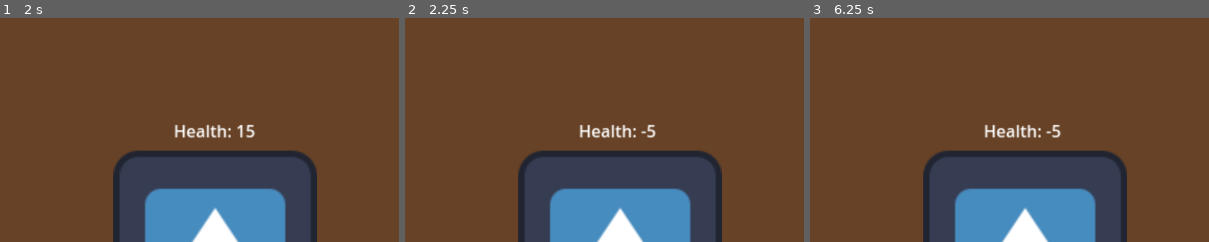
Above: before the commit, frames 1-3 (left to right).
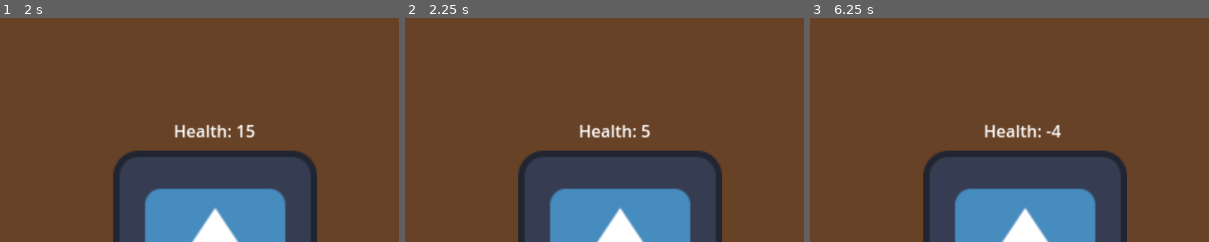
Above: after the commit, the same moments.

Repository: dawsonturska/Radiant-Hills
Game: Godot game, scene res://combat_scene.tscn
Same seed, same stepped clock (60 frames per second), same inputs: the game is played once before the commit and once after it. This scene is started directly instead of the project's main scene. The engine's default icon, where the game draws it, is replaced by a stand-in: a white triangle on a blue panel in a dark square.
Inputs:
- Up to frame 1 (2 s): tap Enter at 0.5 s; tap Space at 1.25 s
- Up to frame 2 (2.25 s): tap Enter at 2 s
- Up to frame 3 (6.25 s): tap Space at 2.75, 5 s; tap Enter at 3.5 s
The pictures show only the part of the screen within x 50-100%, y 3-53%; the shares and areas given below are measured in that part.

Frame 1 is identical in both runs. In frame 2, 0.2% of the frame differs, in the area x 59-63%, y 47-54%; in frame 3, 0.1%.

Commit message:
Optimized combat code and structured it so enemies respawn

Diff:
--- a/radiant-hills/RoomData.gd
+++ b/radiant-hills/RoomData.gd
@@ -3,3 +3,4 @@
 
 @export var enemies: Array[Resource] = []
 @export var items: Array[Resource] = []
+@export var enemies_remaining: int = 0 # Initialize with the total number of enemies in this room
--- a/radiant-hills/RoomData_1.tres
+++ b/radiant-hills/RoomData_1.tres
@@ -5,5 +5,6 @@
 
 [resource]
 script = ExtResource("1_nwgpj")
-enemies = Array[Resource]([ExtResource("1_etw80")])
+enemies = Array[Resource]([ExtResource("1_etw80"), ExtResource("1_etw80"), ExtResource("1_etw80")])
 items = Array[Resource]([])
+enemies_remaining = 3
--- a/radiant-hills/combat_manager.gd
+++ b/radiant-hills/combat_manager.gd
@@ -14,31 +14,59 @@
 var current_defender
 
 # Used to start/end combat.
-var battle_active = true
+var battle_active = false
 
 # Loads your room data, containing a list of enemy types.
-var room_data = preload("res://RoomData_1.tres") # Adjust based on room desired
+var room_data = preload("res://RoomData_1.tres")  # Adjust based on room desired
+
+# Message tracking
+var message_printed = {
+	"winner": false,
+	"enemies_remaining": false
+}
 
 # Called when the node enters the scene tree for the first time.
 func _ready():
-	# Randomize values each run.
 	randomize()
 
-	# Initialize combatants.
+	# Initialize combatants and labels
 	combatant_1 = $Combatant1
 	combatant_2 = $Combatant2
 	combatant1_health_label = $Combatant1/Combatant1HealthLabel
 	combatant2_health_label = $Combatant2/Combatant2HealthLabel
 
-	# Selects a random enemy type for combatant_2 from room data
-	var enemy_resource = select_random_enemy()
-	combatant_2.set_stats(enemy_resource) # Sets combatant_2's stats
+	# Initialize enemies_remaining based on room data
+	room_data.enemies_remaining = room_data.enemies.size()
+	start_new_battle()
 
-	current_attacker = combatant_1
-	current_defender = combatant_2
+# Selects a random enemy type for combatant_2 from room data
+func start_new_battle():
+	if room_data.enemies_remaining > 0:
+		var enemy_resource = select_random_enemy()
+		if enemy_resource:
+			combatant_2.set_stats(enemy_resource)  # Sets combatant_2's stats
+			room_data.enemies_remaining -= 1
+			current_attacker = combatant_1
+			current_defender = combatant_2
 
-	# Initial HP display
-	update_health_display()
+			# Reset message states
+			message_printed["winner"] = false
+			message_printed["enemies_remaining"] = false
+
+			# Initial HP display
+			update_health_display()
+			battle_active = true
+			time_since_last_attack = 0
+
+			# Start the attack timer for the player's first attack
+			$AttackTimer.start()  # Start the timer to wait before the first attack
+		else:
+			print("No enemy data found.")
+	else:
+		print("No more enemies in this room!")
+
+func _on_AttackTimer_timeout():
+	attack(current_attacker, current_defender)  # Player attacks first after the timer
 
 func select_random_enemy():
 	if room_data.enemies.size() > 0:
@@ -50,10 +78,10 @@
 
 func _process(delta):
 	if battle_active:
-		time_since_last_attack += delta #Increment time since last attack
-		if time_since_last_attack >= 2: #Checks for if 1s has passed
+		time_since_last_attack += delta  # Increment time since last attack
+		if time_since_last_attack >= 2:  # Checks for if 2 seconds has passed
 			attack(current_attacker, current_defender)
-			time_since_last_attack = 0 # Resets attack timer
+			time_since_last_attack = 0  # Resets attack timer
 
 			# Swap Attackers
 			var temp = current_attacker
@@ -64,21 +92,25 @@
 			if current_defender.health <= 0:
 				end_battle(current_attacker)
 
-func attack (attacker, defender):
+func attack(attacker, defender):
 	# Generate random attack power within a range (20% of attack power)
-	var min_attack = attacker.attack_power * 0.8 # 80% attack power minimum
-	var max_attack = attacker.attack_power * 1.2 # 120% attack power maximum
-	var random_attack_power = lerp(min_attack,max_attack, randf())
+	var min_attack = attacker.attack_power * 0.8  # 80% attack power minimum
+	var max_attack = attacker.attack_power * 1.2  # 120% attack power maximum
+	var random_attack_power = lerp(min_attack, max_attack, randf())
 
 	# Round up to the nearest whole number
 	random_attack_power = ceil(random_attack_power)
 
 	# Apply Damage
 	defender.health -= random_attack_power
-	print(defender.name + "took" + str(random_attack_power)+ "damage and now has"+str(defender.health) + "health")
+	print(defender.name + " took " + str(random_attack_power) + " damage and now has " + str(defender.health) + " health.")
 
 	# After Damage is applied, this updates the health labels in the Scene
 	update_health_display()
+
+	# Checks if the defender's health is zero or less
+	if defender.health <= 0:
+		end_battle(attacker)  # The attacker is the winner if the defender's health drops to zero
 
 func update_health_display():
 	# Update the text of each label to show current health
@@ -86,6 +118,19 @@
 	combatant2_health_label.text = "Health: " + str(combatant_2.health)
 
 func end_battle(winner):
-	print("Battle over! The winner is: " + winner.name)
+	if not message_printed["winner"]:
+		print("Battle over! The winner is: " + winner.name)
+		message_printed["winner"] = true
 
-	battle_active = false # Stop the battle loop
+	battle_active = false  # Stop the battle loop
+
+	# Stop the attack timer
+	$AttackTimer.stop()
+
+	if room_data.enemies_remaining > 0:
+		if not message_printed["enemies_remaining"]:
+			print("Enemies remaining: " + str(room_data.enemies_remaining))
+			message_printed["enemies_remaining"] = true
+
+		await(get_tree().create_timer(3.0).timeout)
+		start_new_battle()  # Start a new battle after a delay
--- a/radiant-hills/combat_scene.tscn
+++ b/radiant-hills/combat_scene.tscn
@@ -44,3 +44,7 @@
 offset_bottom = -61.027
 scale = Vector2(0.651703, 0.651703)
 text = "Placeholder"
+
+[node name="AttackTimer" type="Timer" parent="."]
+wait_time = 2.0
+one_shot = true
--- a/radiant-hills/combatant_2.gd
+++ b/radiant-hills/combatant_2.gd
@@ -1,11 +1,18 @@
+# combatant_2.gd
 extends Sprite2D
 
-var EnemyName
-var health
-var attack_power
+# Combatant stats
+var EnemyName = "Unknown"
+var health = 100
+var attack_power = 10
 var is_attacking = false
 
+# Sets combatant's stats based on the provided enemy data resource
 func set_stats(enemy_data: Resource):
-	EnemyName = enemy_data.name
-	health = enemy_data.health
-	attack_power = enemy_data.attack_power
+	if enemy_data:
+		EnemyName = enemy_data.name
+		health = enemy_data.health
+		attack_power = enemy_data.attack_power
+		print(EnemyName + " has entered the battle with " + str(health) + " health and " + str(attack_power) + " attack power.")
+	else:
+		print("Failed to load enemy data resource.")
--- a/radiant-hills/combatant_stats.gd
+++ b/radiant-hills/combatant_stats.gd
@@ -1,5 +1,5 @@
 extends Sprite2D
 
 var health = 100
-var attack_power = 20
+var attack_power = 10
 var is_attacking = false
